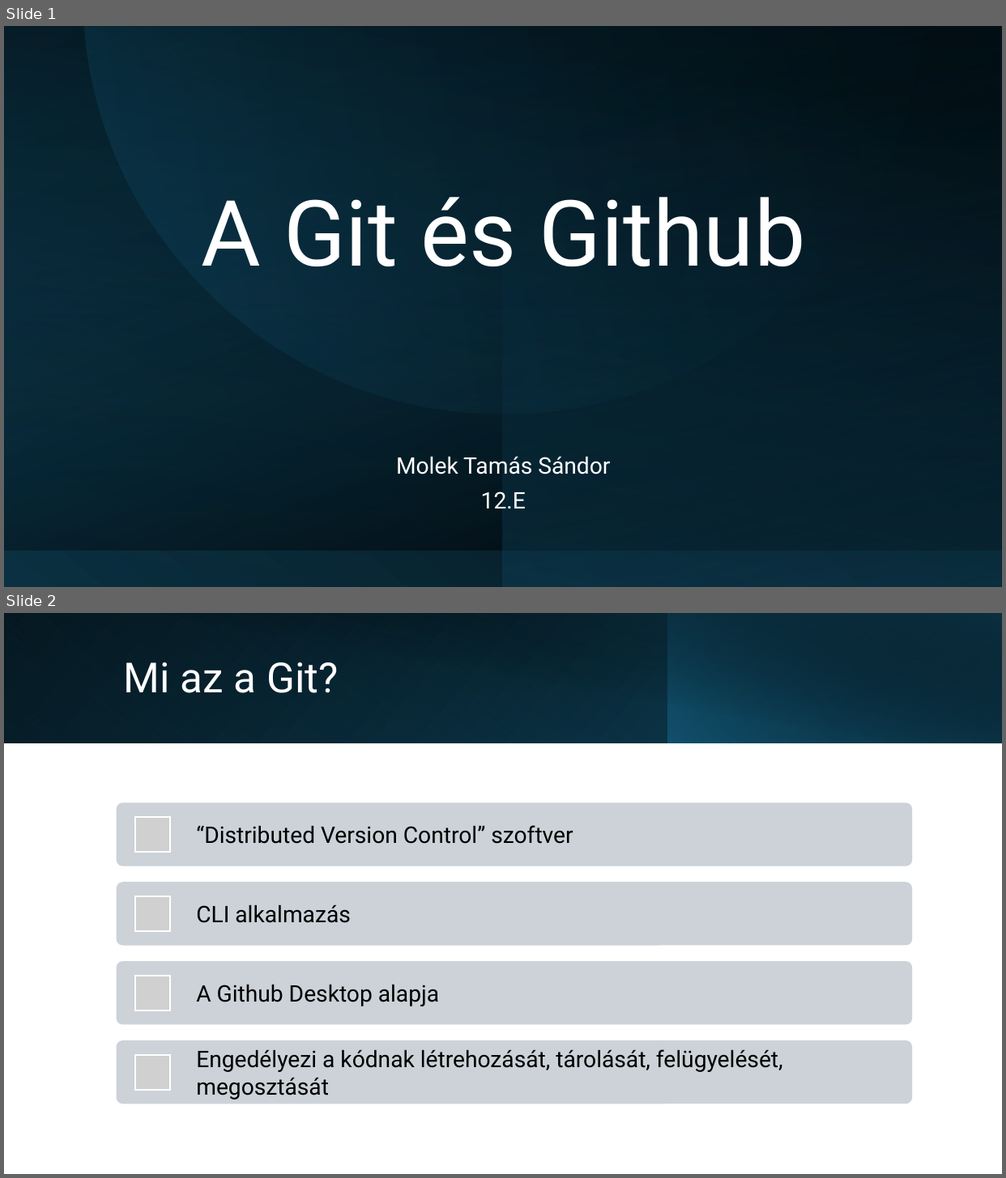
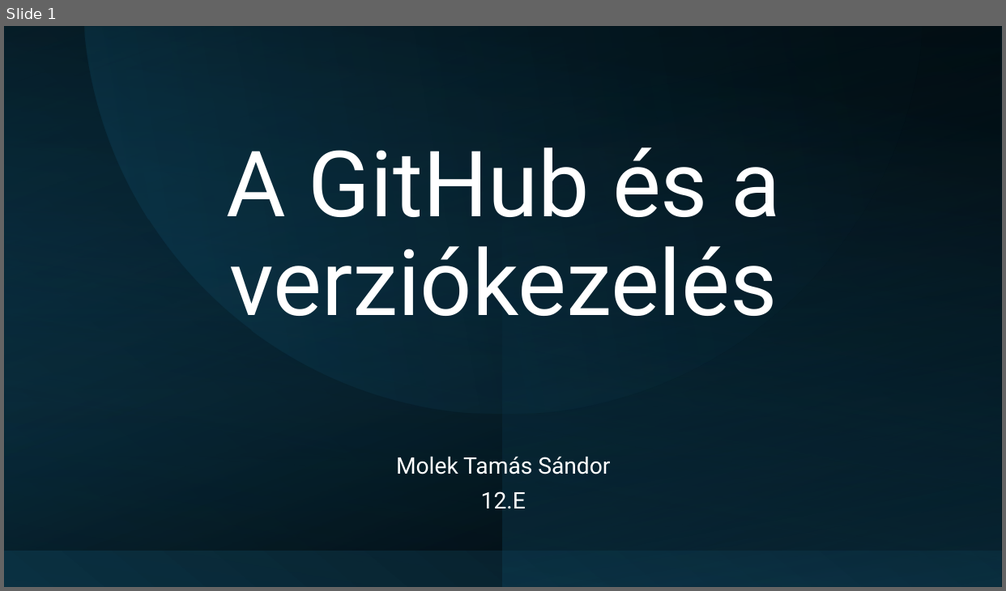
Before and after one commit to Maho-Yoshino/School_Notes, a slide deck: 2025-2026/IKT/github/Github.pptx. Shown one above the other, each under a label of ours: slides 1 and 2 before the commit, slide 1 after it. The pictures are 1006x1178 and 1006x591 pixels, drawn with LibreOffice and Linux fonts; fonts in the diff are those of the drawing; grey boxes stand for pictures. Boxes give left, top, right and bottom in pixels: in the first picture for what was removed or moved away, otherwise in the second. Text is boxed around its words. In the diff, an @@ line names an element or a change of style, - is before the commit and + after.

```diff
--- a/2025-2026/IKT/github/Github.pptx
+++ b/2025-2026/IKT/github/Github.pptx
@@ slide 2 removed at box(4, 613, 1002, 1174), background #FFFFFF @@
@@ rectangle removed at box(4, 613, 1002, 743) @@
@@ rectangle removed at box(4, 613, 669, 743) @@
@@ rectangle removed at box(41, 613, 1002, 744) @@
@@ rectangle removed at box(668, 613, 1002, 743) @@
@@ title removed at box(124, 662, 338, 693) @@
-Mi az a Git?
@@ group removed at box(117, 803, 912, 1104): 4 rounded rectangles, 4 pictures, 4 texts @@
-“Distributed Version Control” szoftver
-CLI alkalmazás
-A Github Desktop alapja
-Engedélyezi a kódnak létrehozását, tárolását, felügyelését, megosztását
@@ slide 1 changed as well @@
@@ title at box(226, 148, 780, 316): text changed @@
-A Git és Github
+A GitHub és a verziókezelés
```
Also in this commit, not shown: 1 other slide changed, 10 slides added, 1 other slide removed, 5 other files.
